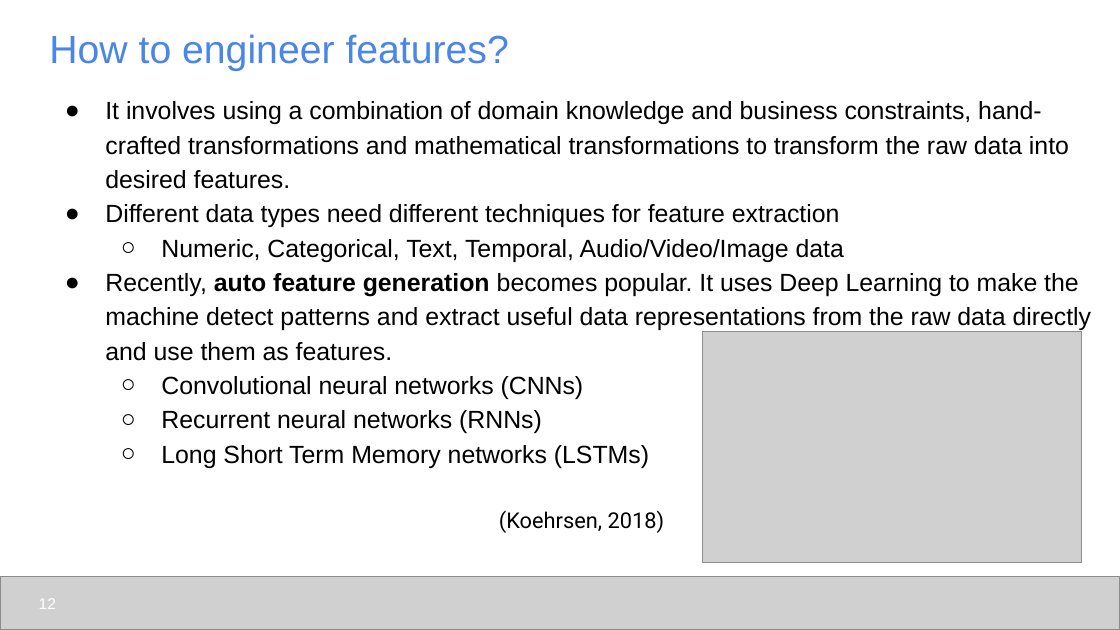
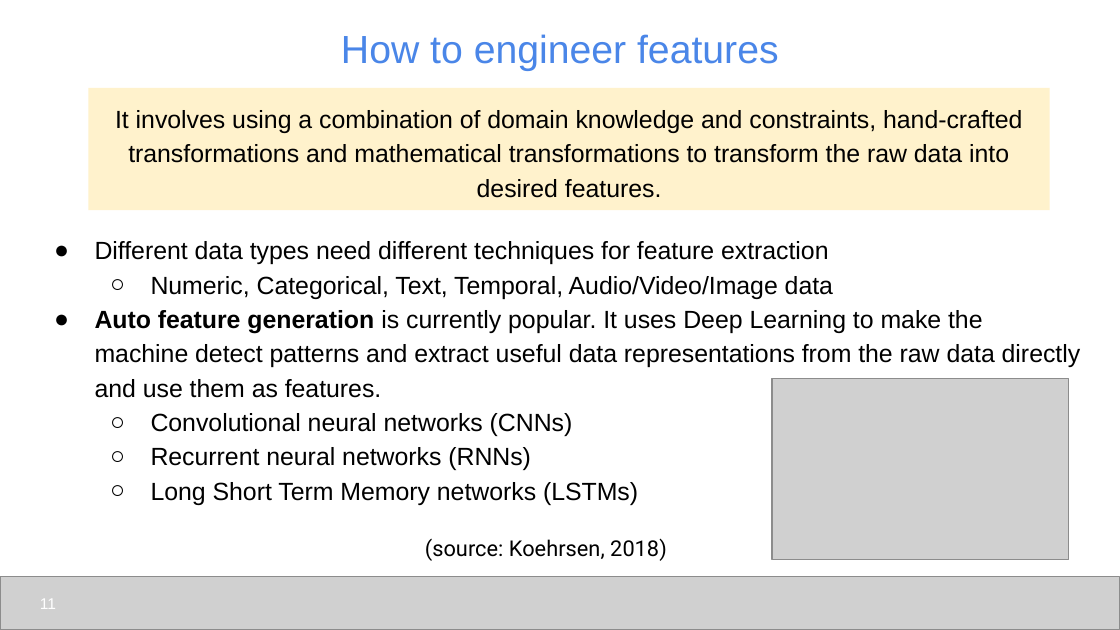
Before and after one commit to udel-cbcb/al_ml_workshop, a slide deck: slide 11 of Day_3/Lectures/Day_3_Lecture_Feature_Engineering_Scaling_Selection.pptx (slide 12 before the commit). Drawn at 1120x630 pixels with LibreOffice and Linux fonts; fonts in the diff are those of the drawing; grey boxes stand for pictures. Boxes give left, top, right and bottom in pixels: in the first picture for what was removed or moved away, otherwise in the second. Text is boxed around its words. In the diff, an @@ line names an element or a change of style, - is before the commit and + after.

```diff
--- a/Day_3/Lectures/Day_3_Lecture_Feature_Engineering_Scaling_Selection.pptx
+++ b/Day_3/Lectures/Day_3_Lecture_Feature_Engineering_Scaling_Selection.pptx
@@ title at (x1=341, y1=34, x2=779, y2=71): text changed @@
-How to engineer features?
+How to engineer features
@@ rectangle added at (x1=88, y1=87, x2=1049, y2=209), fill #FFF2CC, 16 pt, text #000000 @@
+It involves using a combination of domain knowledge and constraints, hand-crafted transformations and mathematical transformations to transform the raw data into desired features.
@@ text at (x1=105, y1=101, x2=1069, y2=189): paragraph removed @@
-● It involves using a combination of domain knowledge and business constraints, hand-crafted transformations and mathematical transformations to transform the raw data into desired features.
@@ text "Different data types need different ..." moved from (x1=105, y1=101, x2=1092, y2=468) to (x1=95, y1=241, x2=1081, y2=505) @@
@@ text at (x1=95, y1=310, x2=1081, y2=398): text changed @@
-● Recently, auto feature generation becomes popular. It uses Deep Learning to make the machine detect patterns and extract useful data representations from the raw data directly and use them as features.
+● Auto feature generation is currently popular. It uses Deep Learning to make the machine detect patterns and extract useful data representations from the raw data directly and use them as features.
@@ picture resized from (x1=703, y1=332, x2=1082, y2=562) to (x1=772, y1=379, x2=1068, y2=560) @@
@@ text at (x1=425, y1=538, x2=667, y2=561): text changed @@
-(Koehrsen, 2018)
+(source: Koehrsen, 2018)
@@ page number at (x1=40, y1=599, x2=56, y2=609): text changed @@
-12
+11
```
Also in this commit, not shown: 29 other slides changed, 1 slide added, 3 slides removed, 12 other files.
